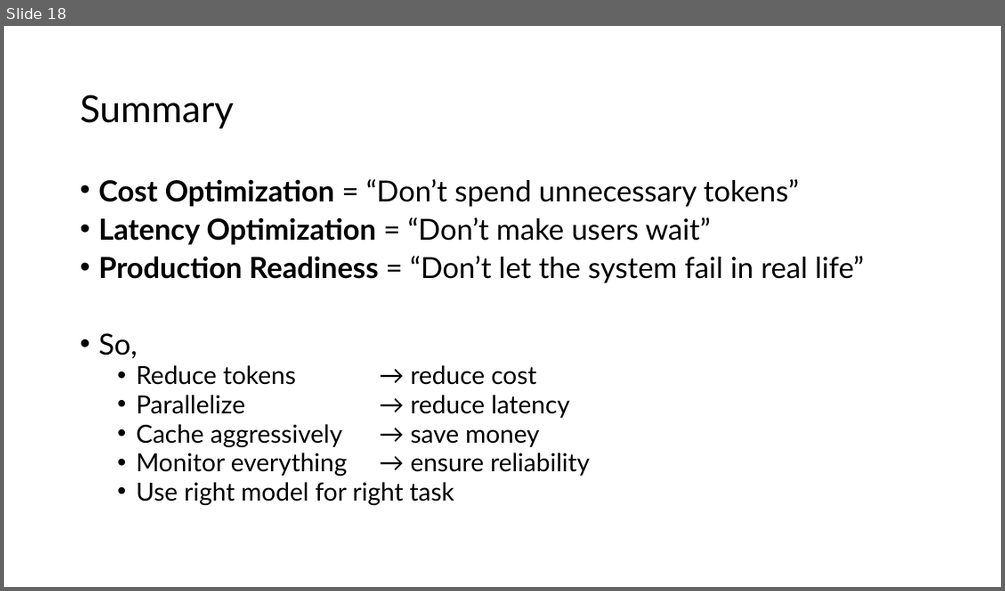
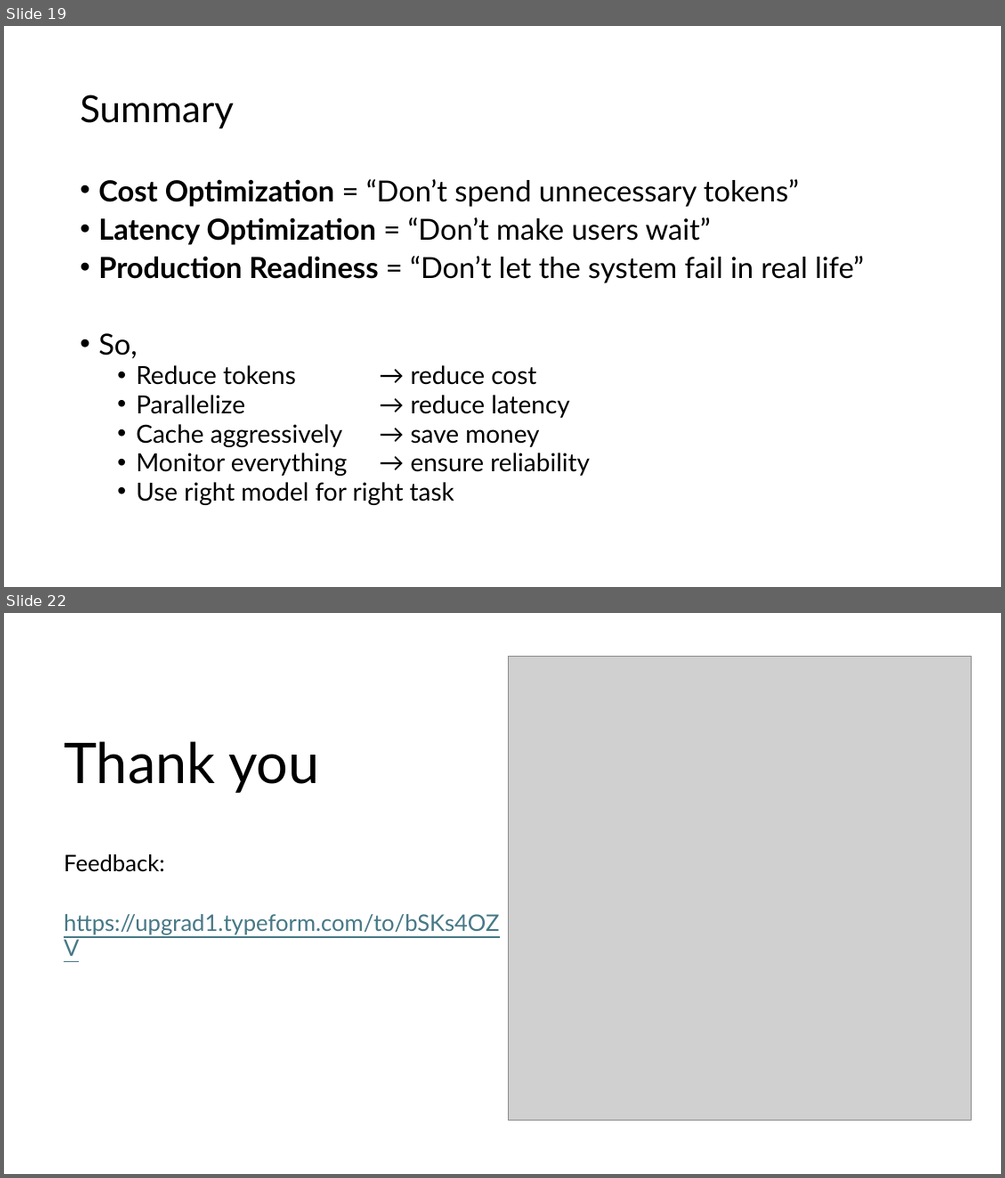
Before and after one commit to AjaySingala/ajs_walmart_apr2026_hol_day05, a slide deck: docs/02 Performance Latency and Cost Optimization.pptx. Shown one above the other, each under a label of ours: slide 18 before the commit, slides 19 and 22 after it; the slides between them are not shown. The pictures are 1005x591 and 1005x1178 pixels, drawn with LibreOffice and Linux fonts; fonts in the diff are those of the drawing; grey boxes stand for pictures. Boxes give left, top, right and bottom in pixels: in the first picture for what was removed or moved away, otherwise in the second. Text is boxed around its words. In the diff, an @@ line names an element or a change of style, - is before the commit and + after.

```diff
--- a/docs/02 Performance Latency and Cost Optimization.pptx
+++ b/docs/02 Performance Latency and Cost Optimization.pptx
@@ slide 22 added at bbox=[4, 613, 1001, 1174], background #FFFFFF @@
@@ picture added at bbox=[508, 657, 971, 1120] @@
@@ title added at bbox=[64, 741, 319, 793], 54 pt, text #000000 @@
+Thank you
@@ text added at bbox=[64, 854, 499, 935], 22 pt, text #467886, underline @@
+Feedback:
+https://upgrad1.typeform.com/to/bSKs4OZV
@@ what was slide 18 is now slide 19 @@
```
Also in this commit, not shown: 2 slides changed, 3 other slides added, 1 slide removed, 1 other file.
